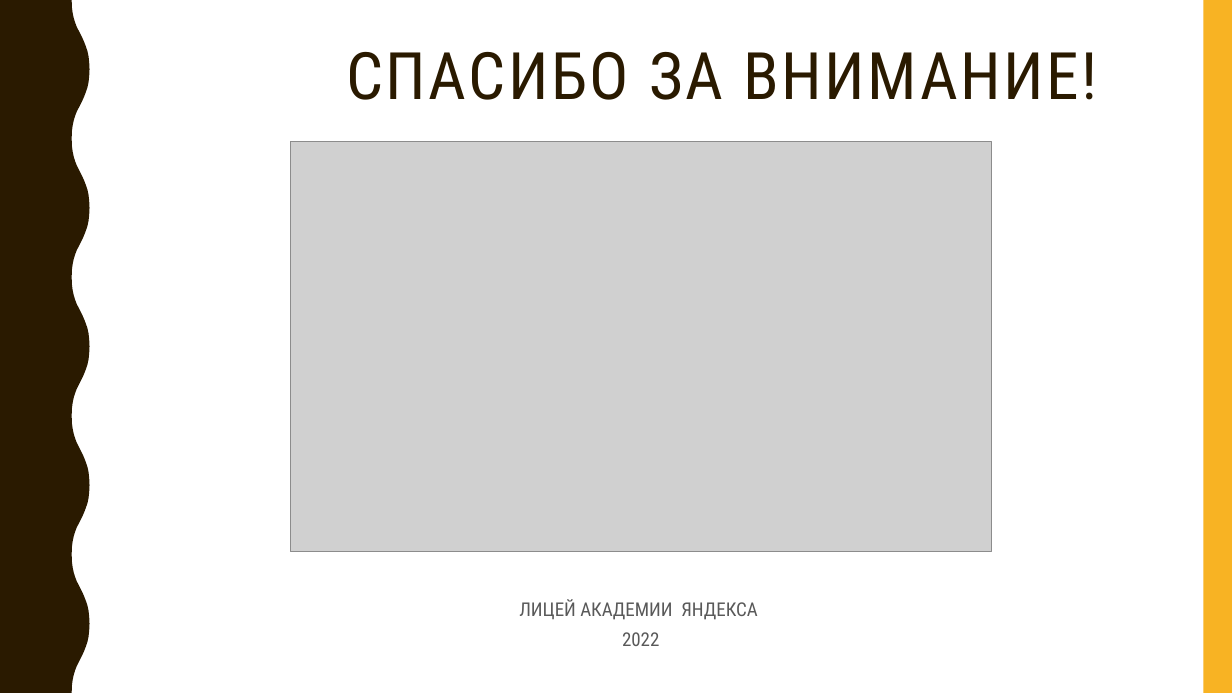
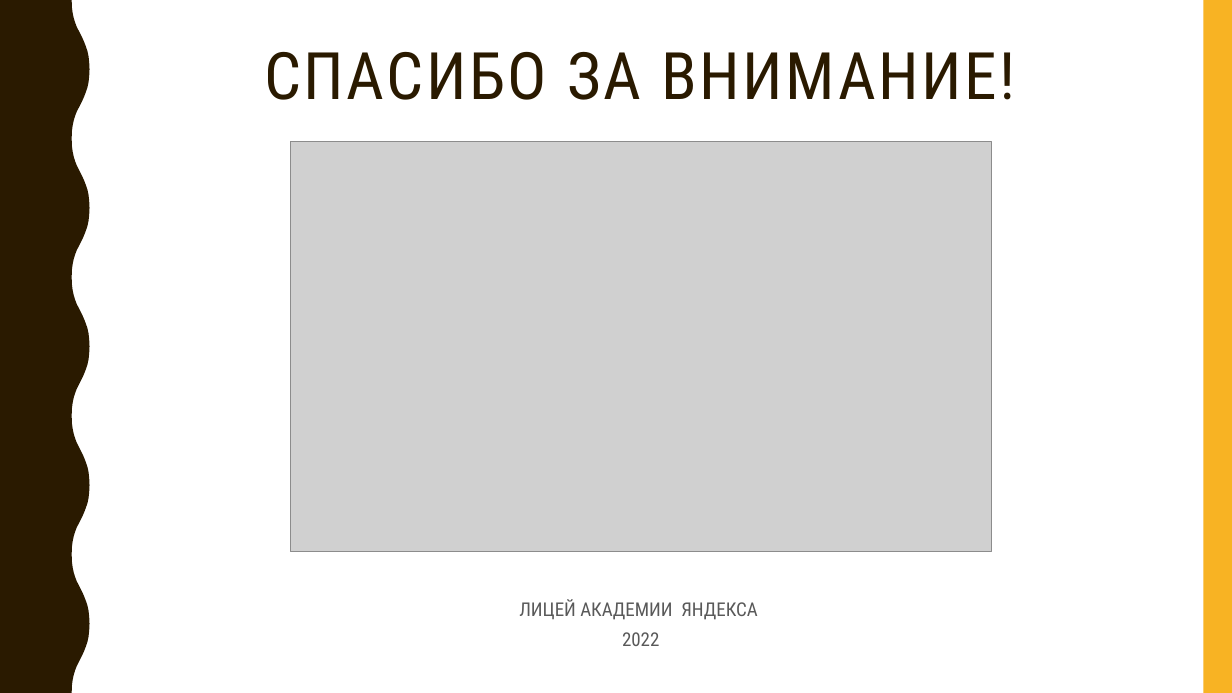
Before and after one commit to germanivanov0719/Racing, a slide deck: slide 7 of Docs/Racing.pptx. Drawn at 1232x693 pixels with LibreOffice and Linux fonts; fonts in the diff are those of the drawing; grey boxes stand for pictures. Boxes give left, top, right and bottom in pixels: in the first picture for what was removed or moved away, otherwise in the second. Text is boxed around its words. In the diff, an @@ line names an element or a change of style, - is before the commit and + after.

```diff
--- a/Docs/Racing.pptx
+++ b/Docs/Racing.pptx
@@ title "СПАСИБО ЗА ВНИМАНИЕ!" at [264, 52, 1016, 100]: alignment left to centre @@
```
Also in this commit, not shown: 1 other slide changed.
